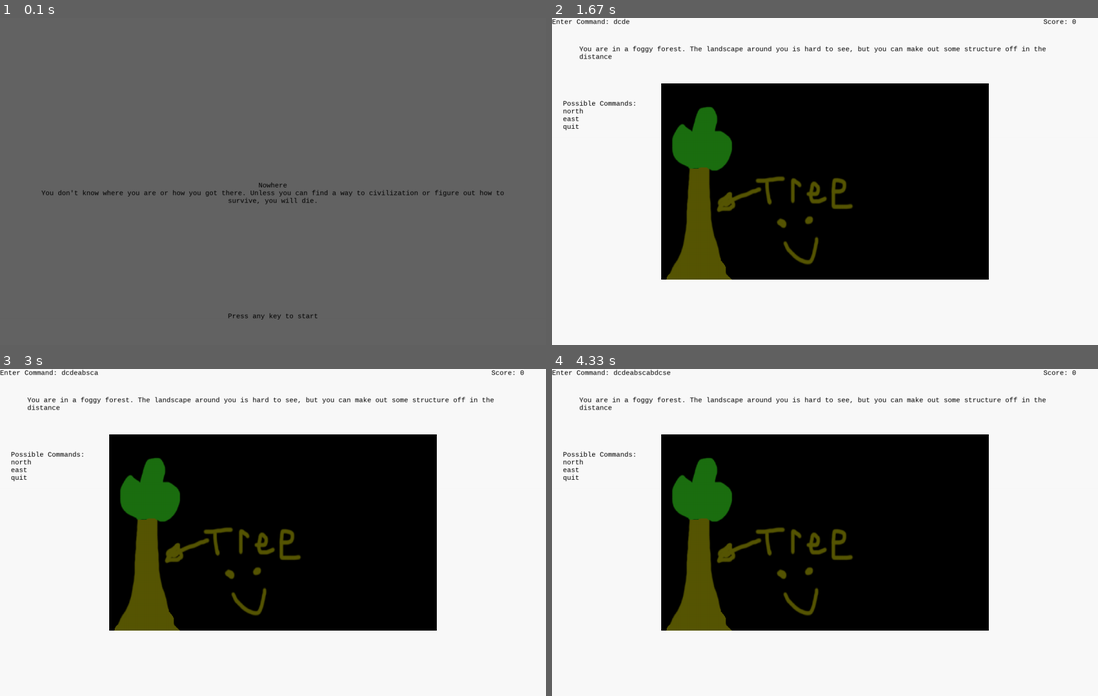
Above: before the commit, frames 1-4 (two rows, left to right).
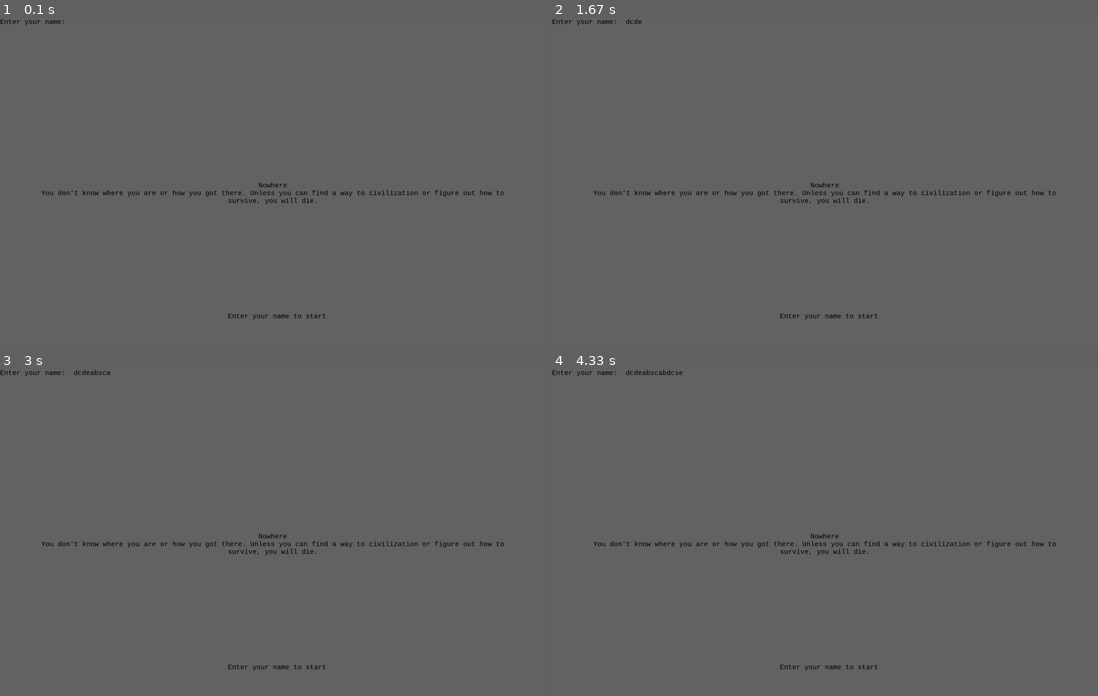
Above: after the commit, the same moments.

Repository: WilliamKluge/CMPT120-Project
Game: pygame game, started from Nowhere/main.py
The game is run twice, just before and just after one commit, with the same random seed, the same clock (stepped at 60 frames per second) and the same inputs.
Inputs:
- Up to frame 1 (0.1 s): no input
- Up to frame 2 (1.67 s): tap Space at 0.33 s; hold D 0.67-1.13 s; tap C at 0.82 s; hold D 1.17-1.63 s; tap E at 1.32 s
- Up to frame 3 (3 s): hold A 1.67-2.2 s; tap B at 1.82 s; hold S 2.23-2.53 s; tap C at 2.38 s; tap Shift at 2.57 s; hold A from 2.9 s (still down)
- Up to frame 4 (4.33 s): tap B at 3.05 s; release A at 3.3 s; hold D 3.33-3.97 s; tap C at 3.48 s; hold S from 4 s (still down); tap E at 4.15 s

The runs differ from the first frame. In frame 1, 0.1% of the frame differs, in the area x 0-60%, y 0-93%; in frame 2, 100%, in the area x 0-100%, y 0-100%; in frame 3, 100%; in frame 4, 100%.

Commit message:
Added character name customization, resolves #6

Diff:
--- /dev/null
+++ b/Nowhere/EntityFramework/Nodes/NameNode.py
@@ -0,0 +1,10 @@
+# Holds the LocationNode class
+# Author: William Kluge
+# Date: 2017-9-18
+
+
+class NameNode(object):
+    """Holds the data for an entity's name"""
+
+    def __init__(self, name=None):
+        self.name = name
--- a/Nowhere/EntityFramework/Systems/Engine.py
+++ b/Nowhere/EntityFramework/Systems/Engine.py
@@ -36,8 +36,10 @@
         # Initialize font
         self.game_font = pygame.font.SysFont("monospace", 15)
         # Create input box
-        self.input_box = eztext.Input(maxlength=45, color=(0, 0, 0), prompt='Enter Command: ')
+        self.input_box = eztext.Input(maxlength=45, color=(0, 0, 0), prompt='Enter your name: ')
         self.input_box.set_font(self.game_font)
+        # Events that happen in the game
+        self.events = None
         # Initialize and Fill background
         self.background = pygame.Surface(self.screen.get_size())
         self.background = self.background.convert()
@@ -71,15 +73,12 @@
             self.screen.blit(self.background, (0, 0))
 
             # Events for self.__input_box
-            events = pygame.event.get()
+            self.events = pygame.event.get()
             # Process other events
-            for event in events:
+            for event in self.events:
                 # Close if window is closed
                 if event.type == QUIT:
                     return
-
-            self.input_box.update(events)
-            self.input_box.draw(self.screen)
 
             sorted(self.system_queue, key=lambda system: system.priority)  # Sorts systems based on their priority
 
@@ -91,6 +90,9 @@
             # Update processes that are completely controlled by other processes
             for i in self.__handled_systems:
                 i.update(current_time - last_time)
+
+            self.input_box.update(self.events)
+            self.input_box.draw(self.screen)
 
             # Blit everything to the screen
             pygame.display.flip()
--- a/Nowhere/EntityFramework/Systems/ImplimentedSystems/DrawLocationSystem.py
+++ b/Nowhere/EntityFramework/Systems/ImplimentedSystems/DrawLocationSystem.py
@@ -4,6 +4,7 @@
 
 from Nowhere.EntityFramework.Nodes.BackgroundNode import BackgroundNode
 from Nowhere.EntityFramework.Nodes.DescriptionNode import DescriptionNode
+from Nowhere.EntityFramework.Nodes.NameNode import NameNode
 from Nowhere.EntityFramework.Nodes.PositionNode import PositionNode
 from Nowhere.EntityFramework.Systems.ISystem import ISystem
 from Nowhere.EntityFramework.Systems.ImplimentedSystems.DrawTextSystem import DrawTextSystem
@@ -37,7 +38,8 @@
         self.__engine.screen.blit(target_background, [w * 0.20, h * 0.20])
         self.__engine.add_system(DrawTextSystem(self.__engine,
                                                 target_location.components[DescriptionNode.__name__].description,
-                                                (w * 0.05, w * 0.05)))
+                                                (w * 0.05, w * 0.05),
+                                                self.__engine.character.components[NameNode.__name__].name))
         return False
 
     def end(self):
--- a/Nowhere/EntityFramework/Systems/ImplimentedSystems/DrawTextSystem.py
+++ b/Nowhere/EntityFramework/Systems/ImplimentedSystems/DrawTextSystem.py
@@ -13,16 +13,21 @@
     def priority(self):
         return 100
 
-    def __init__(self, engine, text, location):
+    def __init__(self, engine, text, location, format_text=None):
         """
-        Draws text to the screen
-        :param engine: Engine controlling the game
-        :param text: Text to draw on the screen
-        :param location: Location (as a tuple in pixels) where the text is to be drawn
+        Draws text to the screen.
+        :param engine: Engine controlling the game.
+        :param text: Text to draw on the screen.
+        :param location: Location (as a tuple in pixels) where the text is to be drawn.
+        :param format_text: The text to format the string with. Use this to replace {} with character name in strings.
+        This can be a list if multiple data are to be used during formatting.
         """
         self.__engine = engine
         self.__text = text
         self.__location = location
+
+        if format_text:
+            self.__text = self.__text.format(format_text)
 
     @staticmethod
     def start(self):
--- a/Nowhere/EntityFramework/Systems/ImplimentedSystems/TitleScreenSystem.py
+++ b/Nowhere/EntityFramework/Systems/ImplimentedSystems/TitleScreenSystem.py
@@ -5,6 +5,7 @@
 
 import pygame
 
+from Nowhere.EntityFramework.Nodes.NameNode import NameNode
 from Nowhere.EntityFramework.Systems.ISystem import ISystem
 from Nowhere.EntityFramework.Systems.ImplimentedSystems.DrawLocationSystem import DrawLocationSystem
 from Nowhere.EntityFramework.Systems.ImplimentedSystems.UpdateCommandSystem import UpdateCommandSystem
@@ -50,13 +51,17 @@
             location = (w * 0.50 - (len(wrapped_text[i]) * text_width) / 2, h * 0.50 + text_height * (i + 1))
             self.__engine.screen.blit(self.__engine.game_font.render(wrapped_text[i], 1, (0, 0, 0)), location)
 
-        self.__engine.screen.blit(self.__engine.game_font.render("Press any key to start", 1, (0, 0, 0)),
+        self.__engine.screen.blit(self.__engine.game_font.render("Enter your name to start", 1, (0, 0, 0)),
                                   (w * 0.50 - (22 * text_width) / 2, h * 0.90))
 
-        return self.__engine.input_box.value  # Keep updating while the value in the box is empty
+        # Keep updating until the user presses enter and there is an actual value in the text box
+        return next((x for x in self.__engine.events if x.type == pygame.KEYDOWN and x.key == pygame.K_RETURN), None) \
+            and self.__engine.input_box.value
 
     def end(self):
+        self.__engine.character.components[NameNode.__name__].name = self.__engine.input_box.value
         self.__engine.input_box.value = ''  # Clear anything entered in the input box
+        self.__engine.input_box.prompt = 'Enter Command: '
         self.__engine.add_system(DrawLocationSystem(self.__engine.character, self.__engine))
         self.__engine.add_system(UpdateCommandSystem(self.__engine))
         return
--- a/Nowhere/main.py
+++ b/Nowhere/main.py
@@ -5,6 +5,7 @@
 from Nowhere.EntityFramework.Nodes.BackgroundNode import BackgroundNode
 from Nowhere.EntityFramework.Nodes.DescriptionNode import DescriptionNode
 from Nowhere.EntityFramework.Nodes.LocationsVisitedNode import LocationsVisitedNode
+from Nowhere.EntityFramework.Nodes.NameNode import NameNode
 from Nowhere.EntityFramework.Nodes.PositionNode import PositionNode
 from Nowhere.EntityFramework.Nodes.ScoreNode import ScoreNode
 from Nowhere.EntityFramework.Systems.Engine import Engine
@@ -23,14 +24,14 @@
 
     # Start location
     start = Entity()
-    start.add_component(DescriptionNode("Start", "You are in a foggy forest. The landscape around you is hard to see, "
-                                                 "but you can make out some structure off in the distance"))
+    start.add_component(DescriptionNode("Start", "{0}, you are in a foggy forest. The landscape around you is hard to "
+                                                 "see, but you can make out some structure off in the distance"))
     start.add_component(BackgroundNode("Assets/0-0-0Background.png", engine))
 
     # Forest can location
     forest_can = Entity()
-    forest_can.add_component(DescriptionNode("Can", "You are getting closer to the structure. You see a tin can on the"
-                                                    " ground next to you."))
+    forest_can.add_component(DescriptionNode("Can", "{0}, you are getting closer to the structure. You see a tin can on"
+                                                    " the ground next to you."))
     forest_can.add_component(BackgroundNode("Assets/1-0-0Background.png", engine))
 
     # Forest large tree location
@@ -52,8 +53,8 @@
     watchtower = Entity()
     watchtower.add_component(DescriptionNode("The Watchtower",
                                              "Standing on top of the watchtower you can see out for miles. As far as "
-                                             "you can tell, there is nothing but dense forest to your north, west, and"
-                                             " south, but there is an open field to you east."))
+                                             "you can tell, {0}, there is nothing but dense forest to your north, west,"
+                                             " and south, but there is an open field to you east."))
     watchtower.add_component(BackgroundNode("Assets/0-1-2Background.png", engine))
 
     # TODO add other location
@@ -63,6 +64,7 @@
     player.add_component(LocationsVisitedNode())
     player.add_component(PositionNode((0, 0, 0), player))
     player.add_component(ScoreNode())
+    player.add_component(NameNode())
 
     # Add entities to the game engine
     engine.add_location(start, (0, 0, 0))
